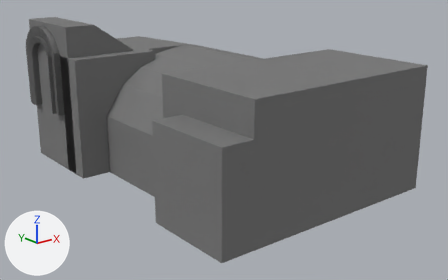
Two versions of the glTF model DungeonGame/res/level/room/level1/storage_room/storage_room.gltf, one commit apart.
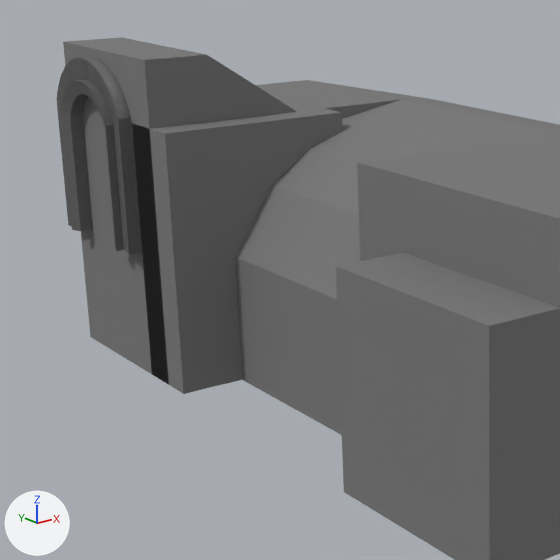
Each version appears first whole from a 50 mm lens placed at (-8.54, -21.76, 7.48), pointed at (3.93, -6.18, 1.24), and next in a close-up on the part from 0% to 57% of the width and 0% to 91% of the height. The axes (+X, +Y, +Z) are drawn at lower left. The lights are the same throughout. Where no turn or scale is listed for an object, it has been applied to the vertices. Vertices at the same position are counted once.

Names of what the first close-up shows: 'ArchBig', 'DoorwayCover0', 'DoorwayCover1', 'SeparatingWall', 'Stairs', 'Walls'.
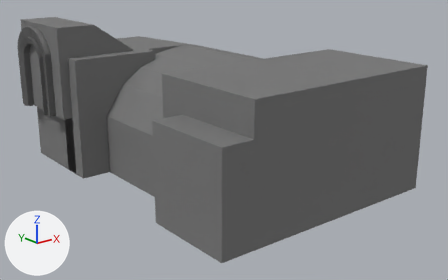
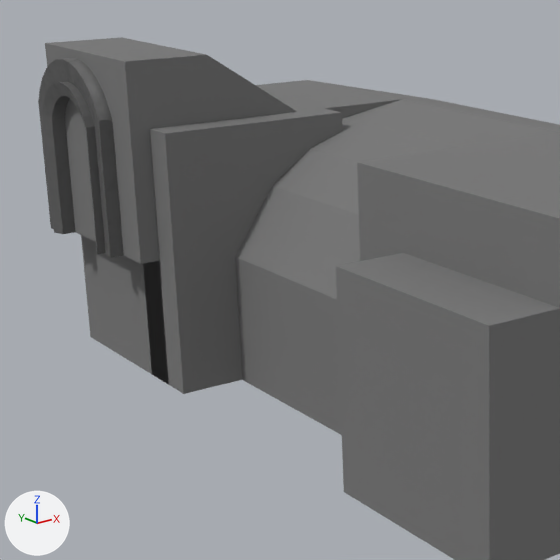
Where the change shows, as pixel boxes [x1, y1, x2, y2] in the close-ups (560 x 560 px):
'DoorwayCover0', reshaped, moved (18% wider): before [57, 42, 159, 260]; after [38, 42, 159, 264]
part 1 of me_plane, added: after [47, 42, 159, 264]

The change, as a list of edits to the scene's bpy script:
```text
Change me_plane:
    used by ob_doorwaycover0; location = (0.0, 0.0, 0.0)
    verts and faces of me_plane; kept vertices keep their numbers, new ones are numbered from 2704
    before: 0 (0.0, -3.0, 5.0) at pixel (144, 59), 1 (0.0, -3.0, 2.0) at pixel (159, 260), 2 (0.0, 0.0, 5.0) at pixel (63, 41), 3 (0.0, 0.0, 2.0)
    remove me_plane.from_pydata(...)  # 2704 vertices, 5358 faces; spans x -0.28..0.4, y -3.0..0.0, z 2.0..5.0
    add me_plane.from_pydata(...)  # 2708 vertices, 5366 faces; spans x -0.28..0.4, y -3.0..0.0, z 2.0..5.0
    me_plane part 1
    add for new, old in zip([*range(2704, 2708)], [*range(0, 4)]): verts[new] = verts[old] + (0.3, 0.0, 0.0)
    add faces += [(0, 2704, 1), (1, 2704, 2705), (0, 2, 2706), (0, 2706, 2704), (2, 3, 2707), (2, 2707, 2706)]  # mat_material (grey #787878)
    add faces += [(1, 2705, 3), (3, 2705, 2707)]  # mat_material (grey #787878)
Change ob_doorwaycover0:
    ob_doorwaycover0.location: (0.0, 0.0, 0.0) -> (-0.3, 0.0, 0.0)
```
